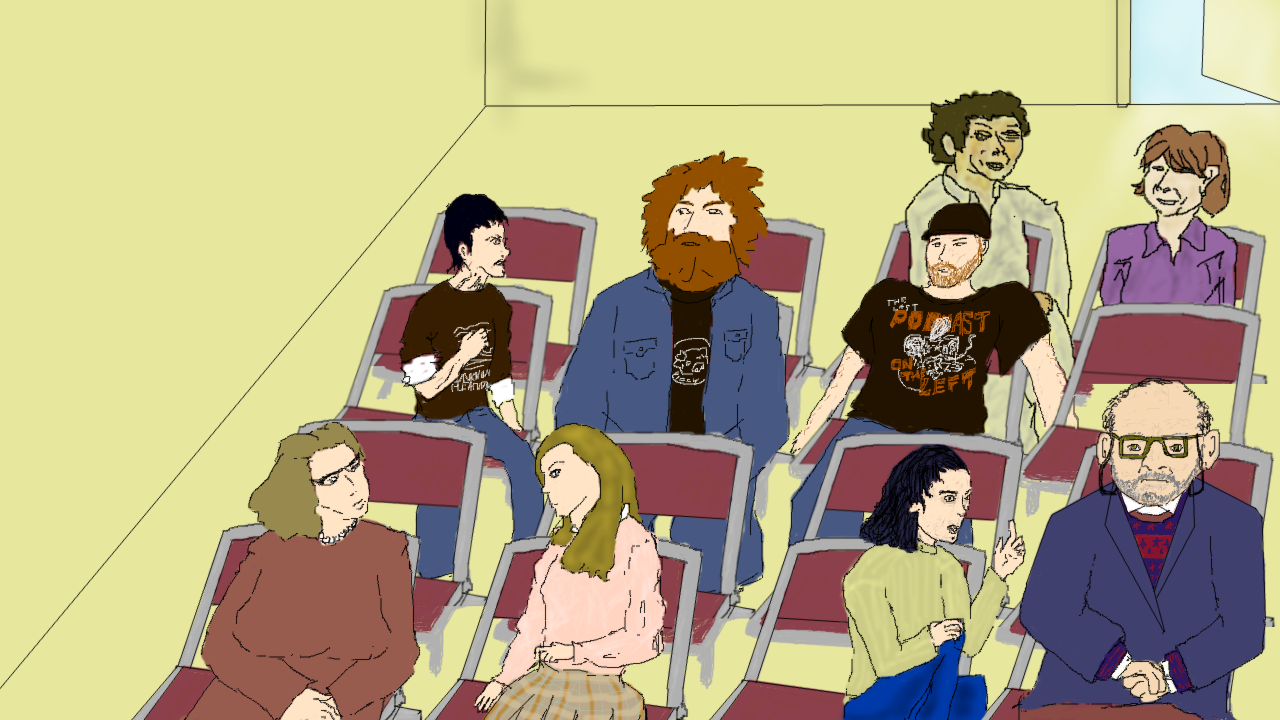
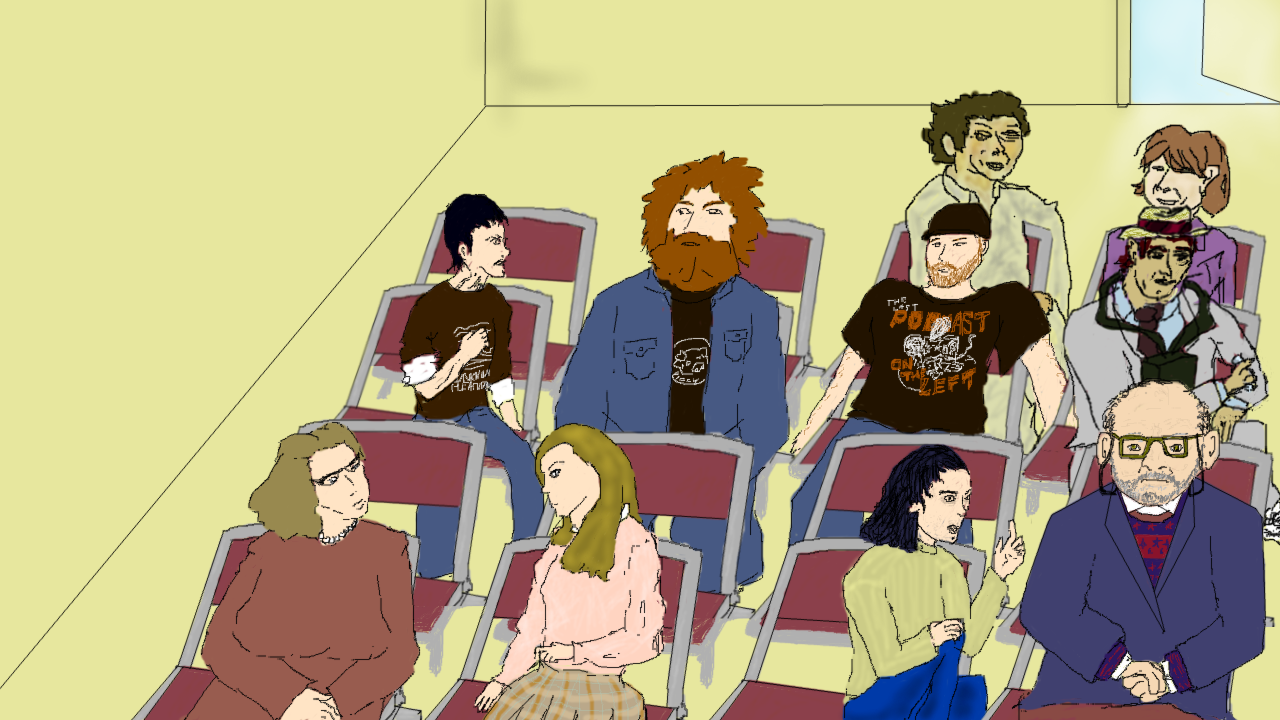
Revision of a layered 1280 x 720 image; what changed, layer by layer:
added layer "carl kolchak lines" above "carl kolchak colors #1" over [1018, 203, 1280, 546]
added layer "carl kolchak colors #1" above "row 3 seats" over [1061, 206, 1280, 546]
